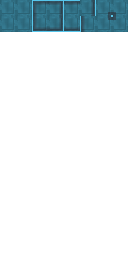
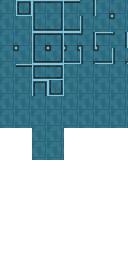
Comparing the layer stacks of the two 128px x 256px images. Changes:
added layer "Full" above "tiles-03.png" over (x1=13, y1=0, x2=128, y2=96)
painted on "tiles-03.png" over (x1=0, y1=0, x2=128, y2=160)
